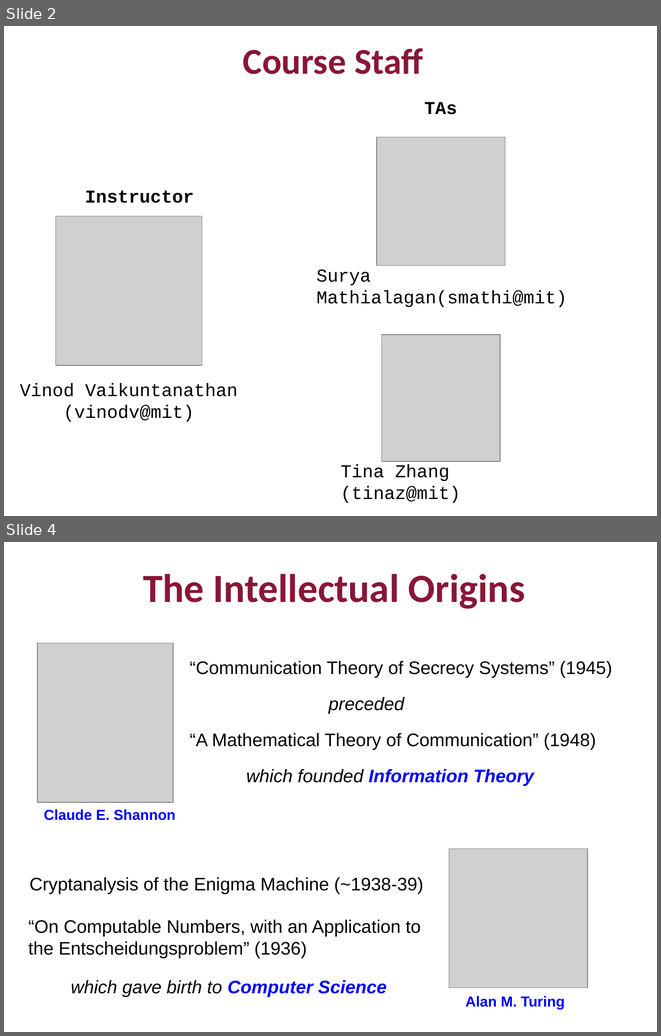
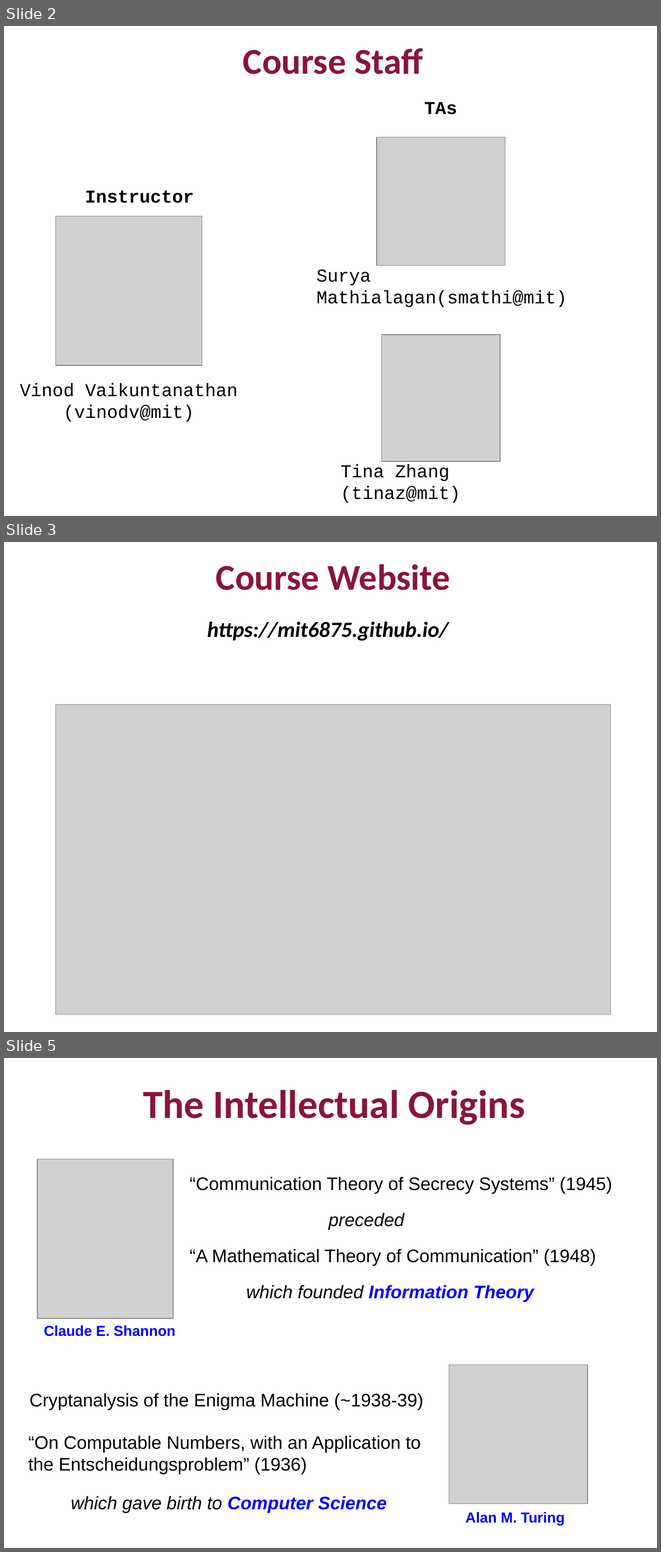
Before and after one commit to mit6875/mit6875.github.io, a slide deck: FA22SLIDES/lec1.pptx. Shown one above the other, each under a label of ours: slides 2 and 4 before the commit, slides 2, 3 and 5 after it; the slides between them are not shown. The pictures are 661x1036 and 661x1552 pixels, drawn with LibreOffice and Linux fonts; fonts in the diff are those of the drawing; grey boxes stand for pictures. Boxes give left, top, right and bottom in pixels: in the first picture for what was removed or moved away, otherwise in the second. Text is boxed around its words. In the diff, an @@ line names an element or a change of style, - is before the commit and + after.

```diff
--- a/FA22SLIDES/lec1.pptx
+++ b/FA22SLIDES/lec1.pptx
@@ slide 3 added at (4, 542, 657, 1032), background #FFFFFF @@
@@ subtitle added at (216, 564, 450, 590), 40 pt, text #891637, bold @@
+Course Website
@@ text added at (207, 622, 449, 641), 24 pt, text #000000, bold, italic @@
+https://mit6875.github.io/
@@ picture added at (55, 705, 611, 1014) @@
@@ what was slide 4 is now slide 5 @@
```
Also in this commit, not shown: 5 slides changed, 2 other slides added, 1 other file.
